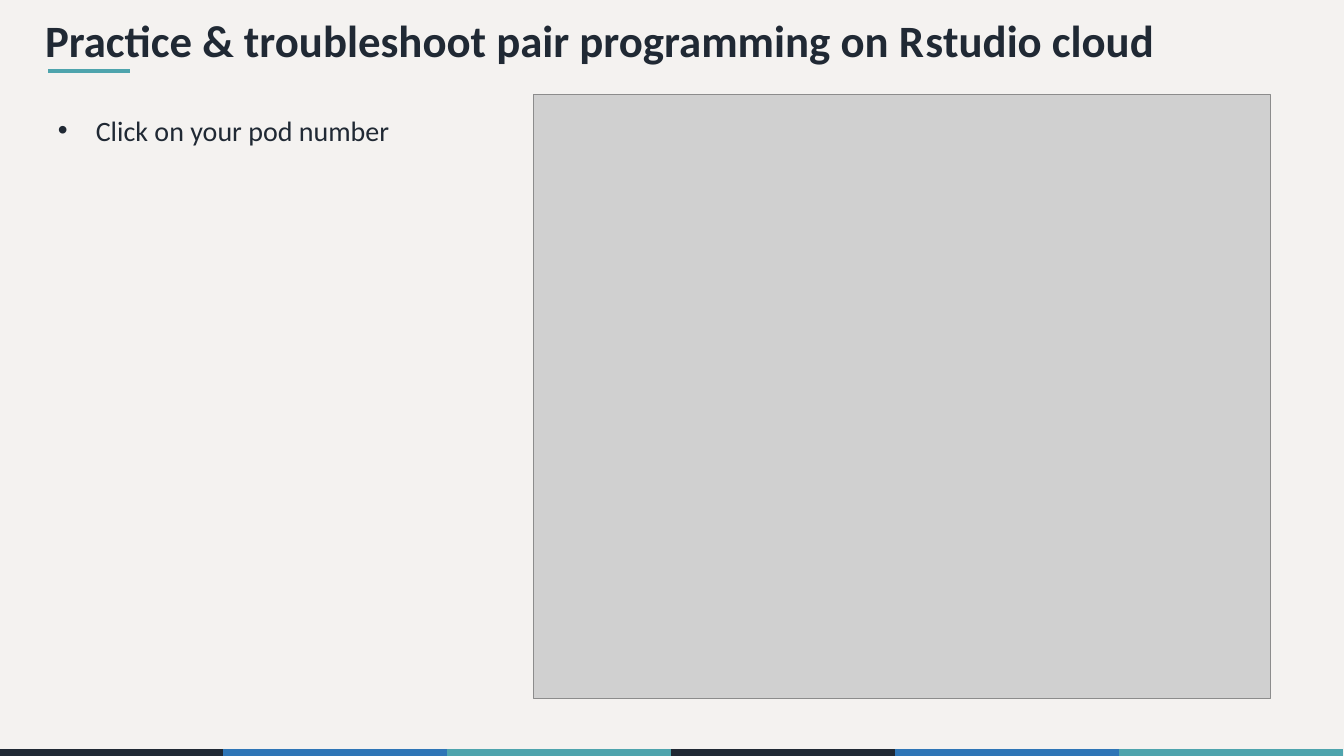
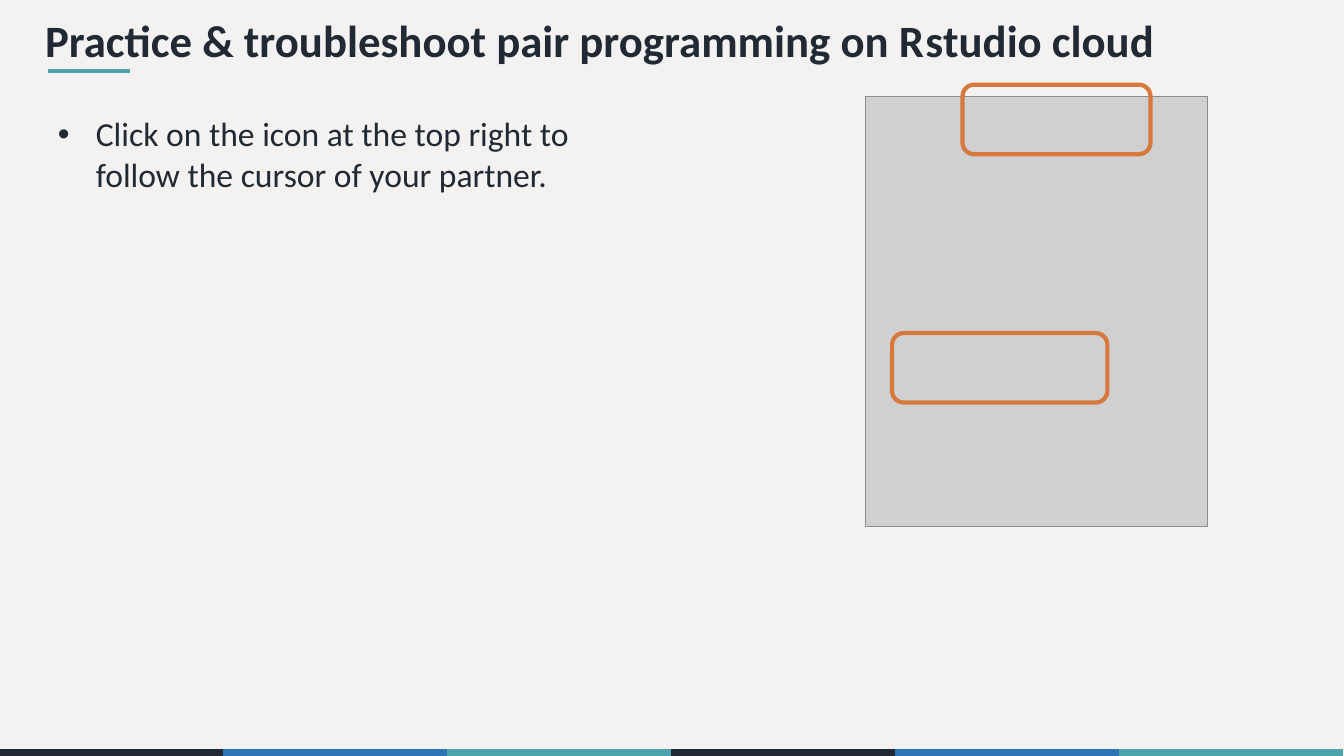
Before and after one commit to the-graph-courses/rbp_cohort_0_materials, a slide deck: slide 17 of week_01/slides/rbp_workshop_01.pptx (slide 15 before the commit). Drawn at 1344x756 pixels with LibreOffice and Linux fonts; fonts in the diff are those of the drawing; grey boxes stand for pictures. Boxes give left, top, right and bottom in pixels: in the first picture for what was removed or moved away, otherwise in the second. Text is boxed around its words. In the diff, an @@ line names an element or a change of style, - is before the commit and + after.

```diff
--- a/week_01/slides/rbp_workshop_01.pptx
+++ b/week_01/slides/rbp_workshop_01.pptx
@@ rounded rectangle added at [963,85,1150,154], outline #D7783D 3 pt @@
@@ picture removed at [533,95,1270,700] @@
@@ picture added at [866,97,1208,526] @@
@@ text removed at [96,121,389,146] @@
-• Click on your pod number
@@ text added at [96,122,569,193], 24 pt, text #202934 @@
+• Click on the icon at the top right to follow the cursor of your partner.
@@ rounded rectangle added at [892,333,1108,402], outline #D7783D 3 pt @@
```
Also in this commit, not shown: 7 other slides changed, 7 slides added, 6 slides removed, 10 other files.
